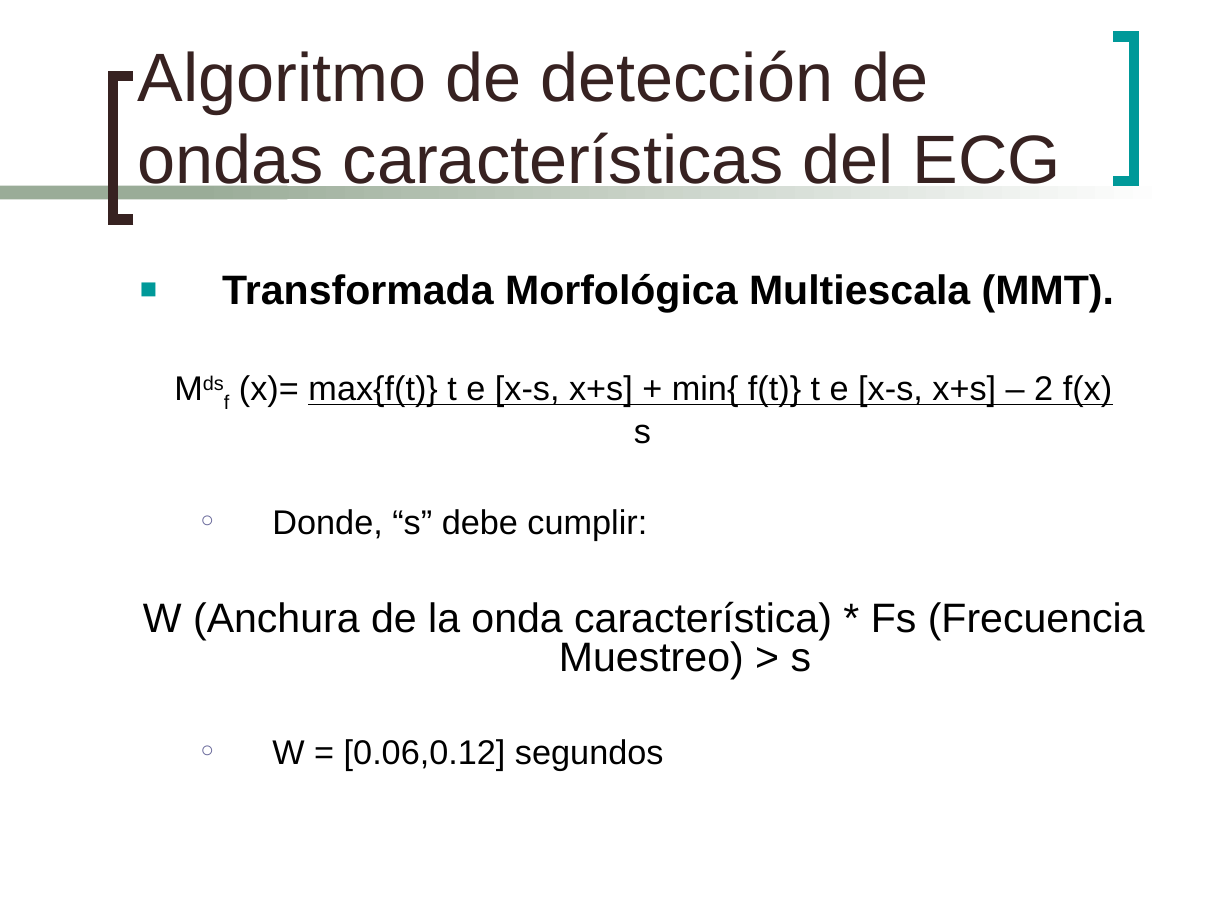
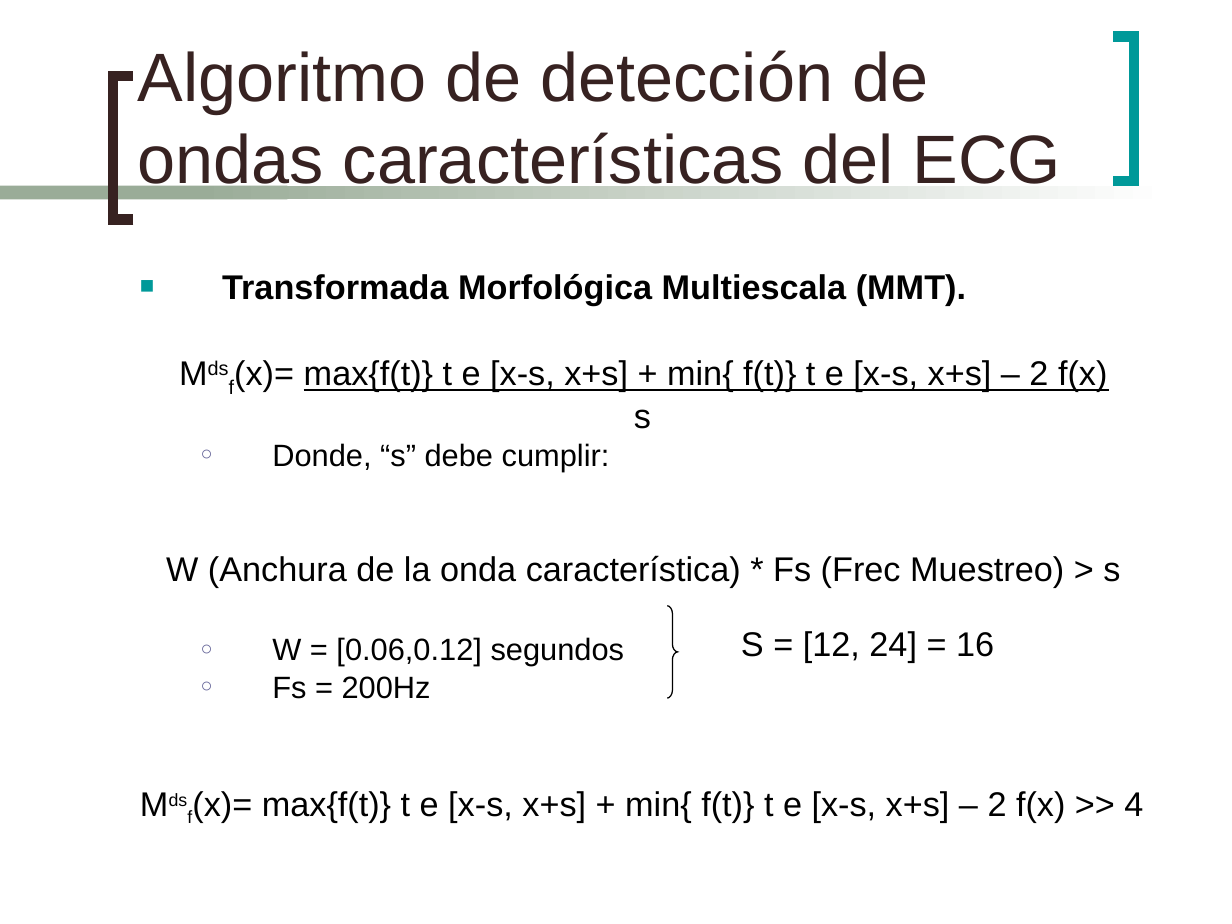
Before and after one commit to mmja/redsensores, a slide deck: slide 8 of Memoria/EstudioMemoria.ppt. Drawn at 1232x924 pixels with LibreOffice and Linux fonts; fonts in the diff are those of the drawing. Boxes give left, top, right and bottom in pixels: in the first picture for what was removed or moved away, otherwise in the second. Text is boxed around its words. In the diff, an @@ line names an element or a change of style, - is before the commit and + after.

```diff
--- a/Memoria/EstudioMemoria.ppt
+++ b/Memoria/EstudioMemoria.ppt
@@ text at [222,274,966,666]: size 24 to 20 pt in "Transformada Morfológica Multiescala (MMT)."; size 20 to 18 pt in "Donde, “s” debe cumplir:", "W = [0.06,0.12] segundos"; less space between paragraphs @@
@@ text at [234,360,1107,392]: spaces changed @@
-Mdsf (x)= max{f(t)} t e [x-s, x+s] + min{ f(t)} t e [x-s, x+s] – 2 f(x)
+Mdsf(x)= max{f(t)} t e [x-s, x+s] + min{ f(t)} t e [x-s, x+s] – 2 f(x)
@@ text at [166,555,1120,587]: text changed; size 24 to 20 pt @@
-W (Anchura de la onda característica) * Fs (Frecuencia Muestreo) > s
+W (Anchura de la onda característica) * Fs (Frec Muestreo) > s
@@ freeform shape added at [668,606,678,699], outline #000000 0.74 pt @@
@@ text added at [741,631,994,663], 20 pt, text #000000 @@
+S = [12, 24] = 16
@@ text at [192,676,1143,822]: paragraphs added @@
+  ○ Fs = 200Hz
+Mdsf(x)= max{f(t)} t e [x-s, x+s] + min{ f(t)} t e [x-s, x+s] – 2 f(x) >> 4
```
Also in this commit, not shown: 7 other slides changed, 5 slides added, 6 slides removed, 1 other file.
